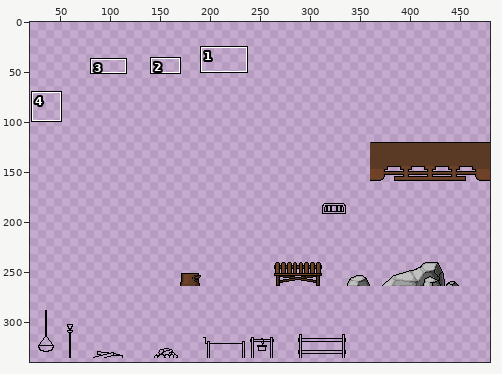
Two versions of one pixel-art file, Sprites/Map/References.aseprite. The picture above shows the old version from afar; the outline marks the close-up.
Close-up. Old version:
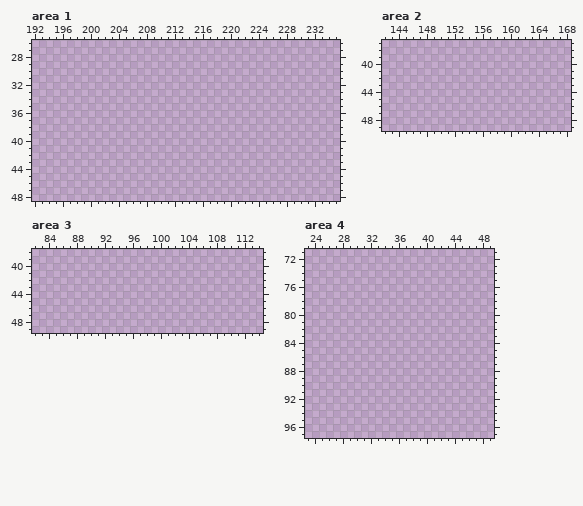
480x480 pixels, 1 frame. Shown: area 1: x 192..235, y 26..48; area 2: x 142..168, y 37..49; area 3: x 82..114, y 38..49; area 4: x 23..49, y 71..97. The wide view leaves out empty margins. The commit also changed other parts of the picture, which this record leaves out.
And afterwards:
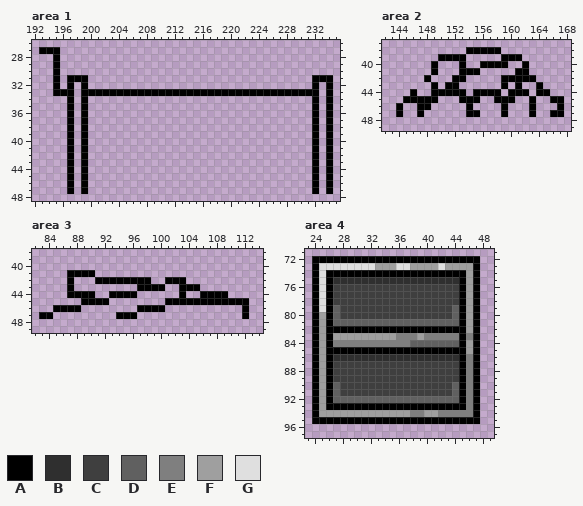
Palette (. is transparent): A #000000  B #2f2f2f  C #3f3f3f  D #606060  E #7f7f7f  F #9f9f9f  G #dfdfdf
The exact change:
Area 1, layer "Layer 1":
y 27: x 193..195 ... -> AAA
y 28..30: x 195 . -> A
y 31: x 195 . -> A; x 197..199 ... -> AAA; x 232..234 ... -> AAA
y 32: x 195 . -> A; x 197 . -> A; x 199 . -> A; x 232 . -> A; x 234 . -> A
y 33: x 195..197 ... -> AAA; x 199..232 .................................. -> AAAAAAAAAAAAAAAAAAAAAAAAAAAAAAAAAA; x 234 . -> A
y 34..47: x 197 . -> A; x 199 . -> A; x 232 . -> A; x 234 . -> A
Area 2, layer "Layer 1":
y 38: x 154..158 ..... -> AAAAA
y 39: x 150..153 .... -> AAAA; x 159..161 ... -> AAA
y 40: x 149 . -> A; x 153 . -> A; x 156..159 .... -> AAAA; x 162 . -> A
y 41: x 149 . -> A; x 153..155 ... -> AAA; x 161..162 .. -> AA
y 42: x 148 . -> A; x 152..153 .. -> AA; x 159..163 ..... -> AAAAA
y 43: x 149 . -> A; x 151..152 .. -> AA; x 159 . -> A; x 161 . -> A; x 164 . -> A
y 44: x 146 . -> A; x 149..153 ..... -> AAAAA; x 155..158 .... -> AAAA; x 160..162 ... -> AAA; x 164..165 .. -> AA
y 45: x 145..149 ..... -> AAAAA; x 153..155 ... -> AAA; x 158..160 ... -> AAA; x 163 . -> A; x 166..167 .. -> AA
y 46: x 144 . -> A; x 147..148 .. -> AA; x 154 . -> A; x 159 . -> A; x 163 . -> A; x 167 . -> A
y 47: x 144 . -> A; x 147 . -> A; x 154..155 .. -> AA; x 159 . -> A; x 163 . -> A; x 166..167 .. -> AA
Area 3, layer "Layer 1":
y 41: x 87..90 .... -> AAAA
y 42: x 87 . -> A; x 91..98 ........ -> AAAAAAAA; x 101..103 ... -> AAA
y 43: x 87 . -> A; x 97..100 .... -> AAAA; x 103..105 ... -> AAA
y 44: x 87..90 .... -> AAAA; x 93..96 .... -> AAAA; x 103 . -> A; x 106..109 .... -> AAAA
y 45: x 89..92 .... -> AAAA; x 101..112 ............ -> AAAAAAAAAAAA
y 46: x 85..88 .... -> AAAA; x 97..100 .... -> AAAA; x 112 . -> A
y 47: x 83..84 .. -> AA; x 94..96 ... -> AAA; x 112 . -> A
Area 4, layer "Layer 1":
y 72: x 24..47 ........................ -> AAAAAAAAAAAAAAAAAAAAAAAA
y 73: x 24..47 ........................ -> AGGGGGGGGFFFGGFFFFGFFFFA
y 74: x 24..47 ........................ -> AGAAAAAAAAAAAAAAAAAAAAFA
y 75: x 24..47 ........................ -> AGABBBBBBBBBBBBBBBBBBAFA
y 76..78: x 24..47 ........................ -> AGACCCCCCCCCCCCCCCCCCAFA
y 79: x 24..47 ........................ -> AGADCCCCCCCCCCCCCCCCDAFA
y 80: x 24..47 ........................ -> AFADCCCCCCCCCCCCCCCCDAFA
y 81: x 24..47 ........................ -> AFADDDDDDDDDDDDDDDDDDAFA
y 82: x 24..47 ........................ -> AFAAAAAAAAAAAAAAAAAAAAFA
y 83: x 24..47 ........................ -> AFAFFFFFFFFFEEEFEEEEEAEA
y 84: x 24..47 ........................ -> AFAEEEEEEEEEEEDDDDDDDAFA
y 85: x 24..47 ........................ -> AFAAAAAAAAAAAAAAAAAAAAFA
y 86: x 24..47 ........................ -> AFABBBBBBBBBBBBBBBBBBAEA
y 87..89: x 24..47 ........................ -> AFACCCCCCCCCCCCCCCCCCAEA
y 90..91: x 24..47 ........................ -> AFADCCCCCCCCCCCCCCCCDAEA
y 92: x 24..47 ........................ -> AFADDDDDDDDDDDDDDDDDDAEA
y 93: x 24..47 ........................ -> AFAAAAAAAAAAAAAAAAAAAAEA
y 94: x 24..47 ........................ -> AFFFFFFFFFFFFFEEFFEEEEEA
y 95: x 24..47 ........................ -> AAAAAAAAAAAAAAAAAAAAAAAA
Pixel boxes of the changes (left, top, right, bottom) in both close-ups:
added: (39, 47, 333, 194)
added: (396, 47, 564, 117)
added: (39, 270, 249, 319)
added: (312, 256, 480, 424)
